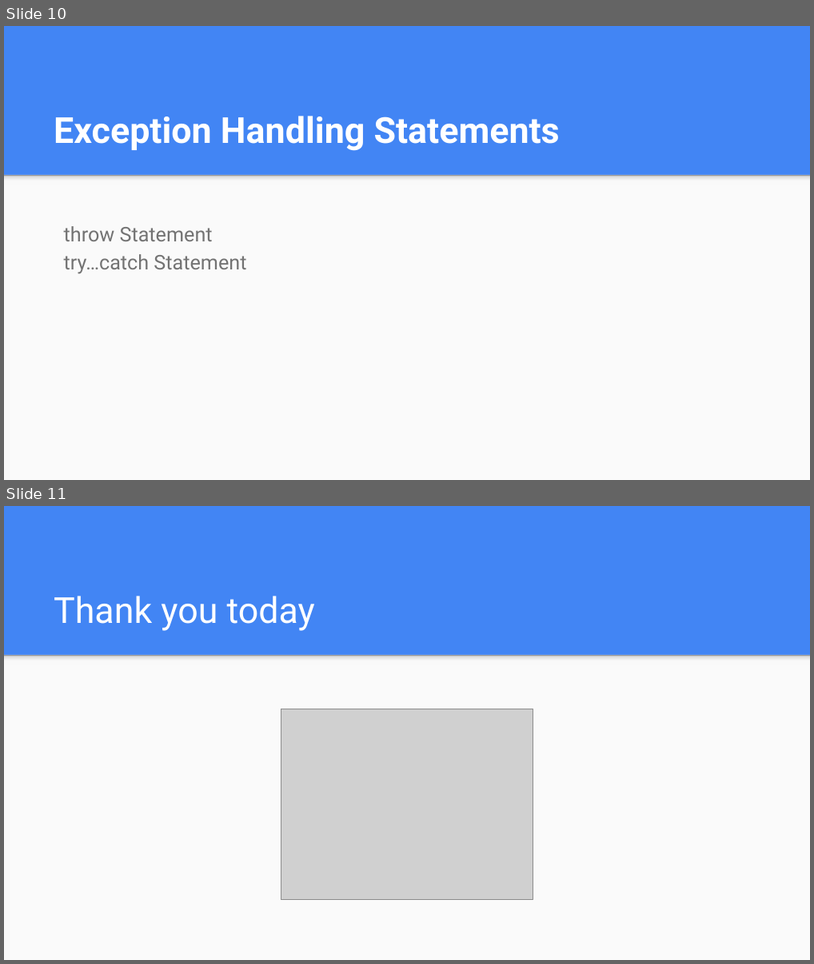
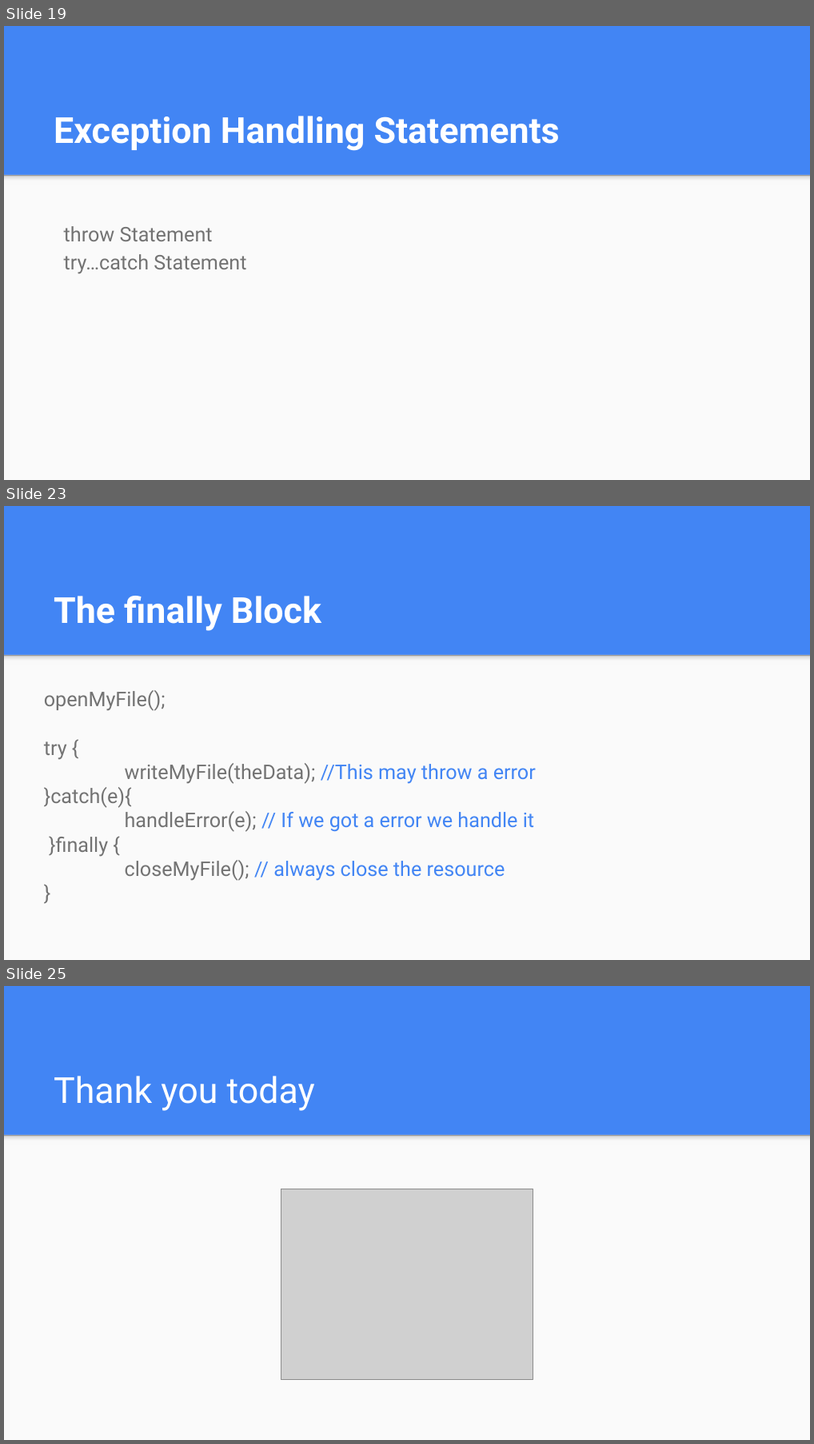
Before and after one commit to mdshohelrana/the-road-to-javascript, a slide deck: Class Content/Day 4/JavaScript Lesson 4.pptx. Shown one above the other, each under a label of ours: slides 10 and 11 before the commit, slides 19, 23 and 25 after it; the slides between them are not shown. The pictures are 814x964 and 814x1444 pixels, drawn with LibreOffice and Linux fonts; fonts in the diff are those of the drawing; grey boxes stand for pictures. Boxes give left, top, right and bottom in pixels: in the first picture for what was removed or moved away, otherwise in the second. Text is boxed around its words. In the diff, an @@ line names an element or a change of style, - is before the commit and + after.

```diff
--- a/Class Content/Day 4/JavaScript Lesson 4.pptx
+++ b/Class Content/Day 4/JavaScript Lesson 4.pptx
@@ slide 23 added at (4, 506, 810, 960), background #4285F4; not listed: 2 template elements that a slide beside it also shows @@
@@ title added at (54, 596, 322, 631), 32 pt, text #FFFFFF, bold @@
+The finally Block
@@ text added at (44, 690, 536, 880), 18 pt, text #737373 @@
+openMyFile();
+try {
+writeMyFile(theData); //This may throw a error
+}catch(e){
+handleError(e); // If we got a error we handle it
+}finally {
+closeMyFile(); // always close the resource
+}
@@ what was slide 10 is now slide 19 @@
@@ what was slide 11 is now slide 25 @@
```
Also in this commit, not shown: 13 other slides added.
